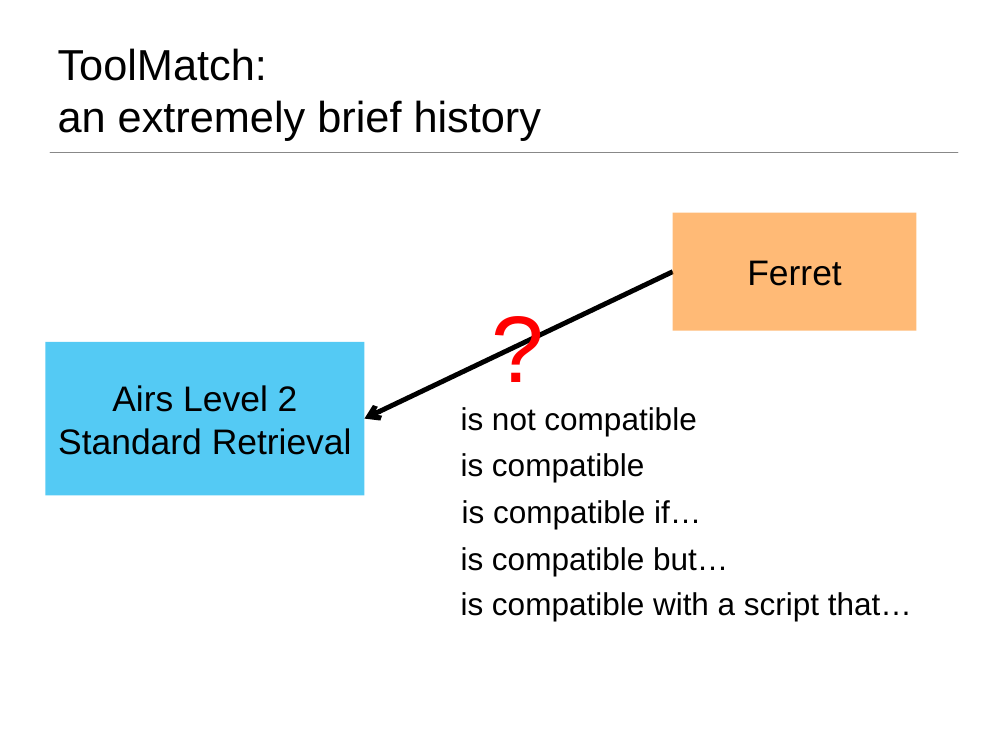
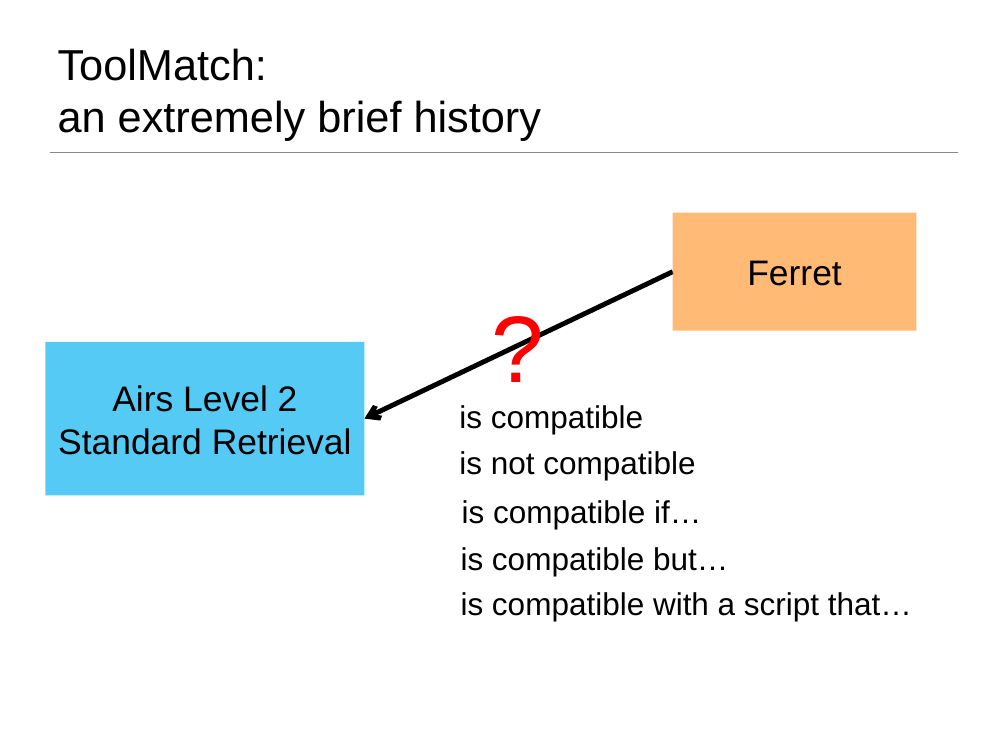
Before and after one commit to ESIPFed/toolmatch-ontology, a slide deck: slide 3 of 2016ESIPSprint/ToolMatch_Sprint_ESIPSummer2016_v2.pptx (slide 4 before the commit). Drawn at 1008x756 pixels with LibreOffice and Linux fonts; fonts in the diff are those of the drawing; background and template pictures are left out. Boxes give left, top, right and bottom in pixels: in the first picture for what was removed or moved away, otherwise in the second. Text is boxed around its words. In the diff, an @@ line names an element or a change of style, - is before the commit and + after.

```diff
--- a/2016ESIPSprint/ToolMatch_Sprint_ESIPSummer2016_v2.pptx
+++ b/2016ESIPSprint/ToolMatch_Sprint_ESIPSummer2016_v2.pptx
@@ text "is compatible": place and size @@
-text "is compatible" at (461,453,644,482)
+text "is compatible" at (459,405,643,434)
@@ text "is not compatible": place and size @@
-text "is not compatible" at (461,407,696,436)
+text "is not compatible" at (459,451,695,480)
```
Also in this commit, not shown: 7 other slides changed, 2 slides removed.
